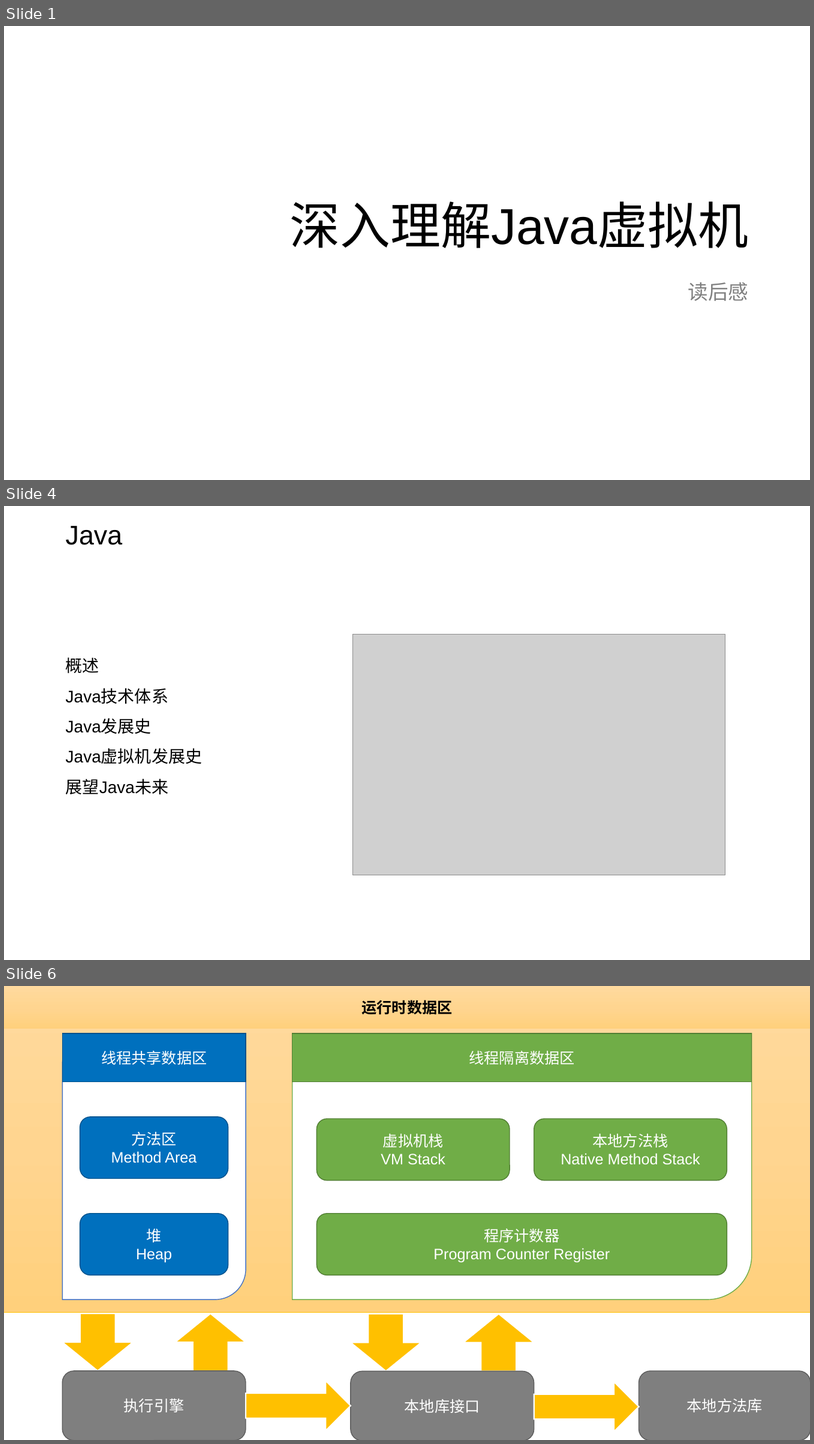
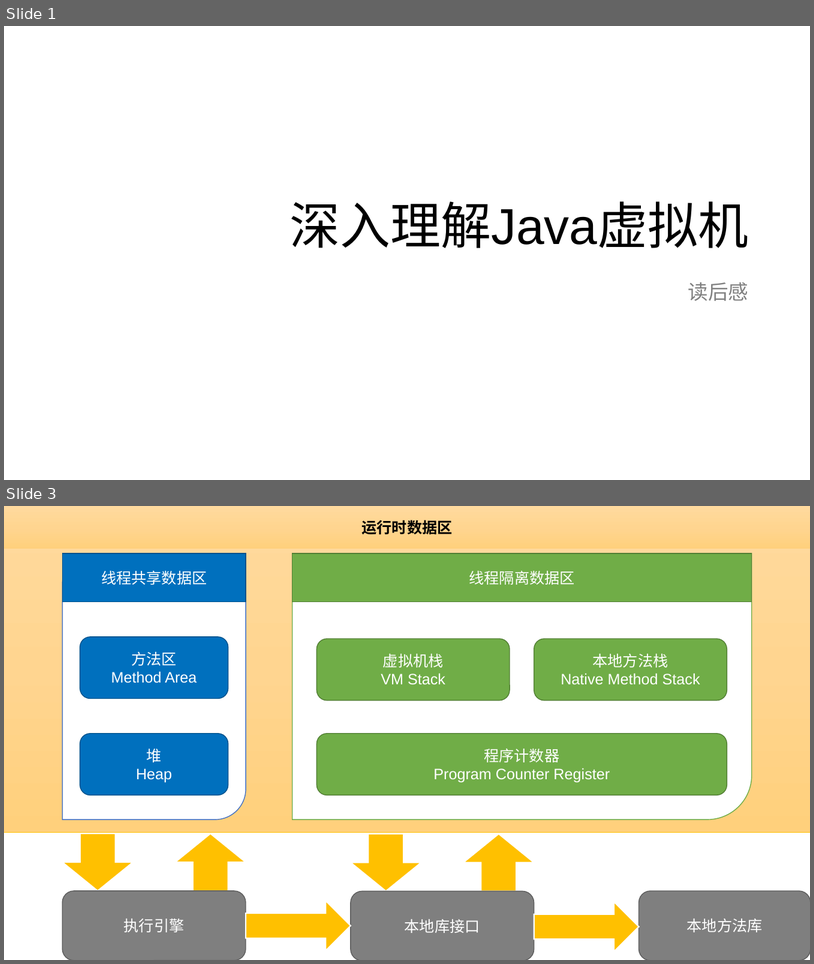
Before and after one commit to frinder6/my.doc, a slide deck: 深入理解Java虚拟机.pptx. Shown one above the other, each under a label of ours: slides 1, 4 and 6 before the commit, slides 1 and 3 after it; the slides between them are not shown. The pictures are 814x1444 and 814x964 pixels, drawn with LibreOffice and Linux fonts; fonts in the diff are those of the drawing; grey boxes stand for pictures; background and template pictures are left out. Boxes give left, top, right and bottom in pixels: in the first picture for what was removed or moved away, otherwise in the second. Text is boxed around its words. In the diff, an @@ line names an element or a change of style, - is before the commit and + after.

```diff
--- a/深入理解Java虚拟机.pptx
+++ b/深入理解Java虚拟机.pptx
@@ slide 4 removed at <box>4,506,810,960</box>, background picture (left out) @@
@@ title removed at <box>66,526,123,545</box> @@
-Java
@@ picture removed at <box>353,634,726,875</box> @@
@@ text removed at <box>66,657,202,795</box> @@
-1. 概述
-2. Java技术体系
-3. Java发展史
-4. Java虚拟机发展史
-5. 展望Java未来
@@ what was slide 6 is now slide 3 @@
```
Also in this commit, not shown: 1 slide changed, 8 slides added, 6 other slides removed, 1 other file.
